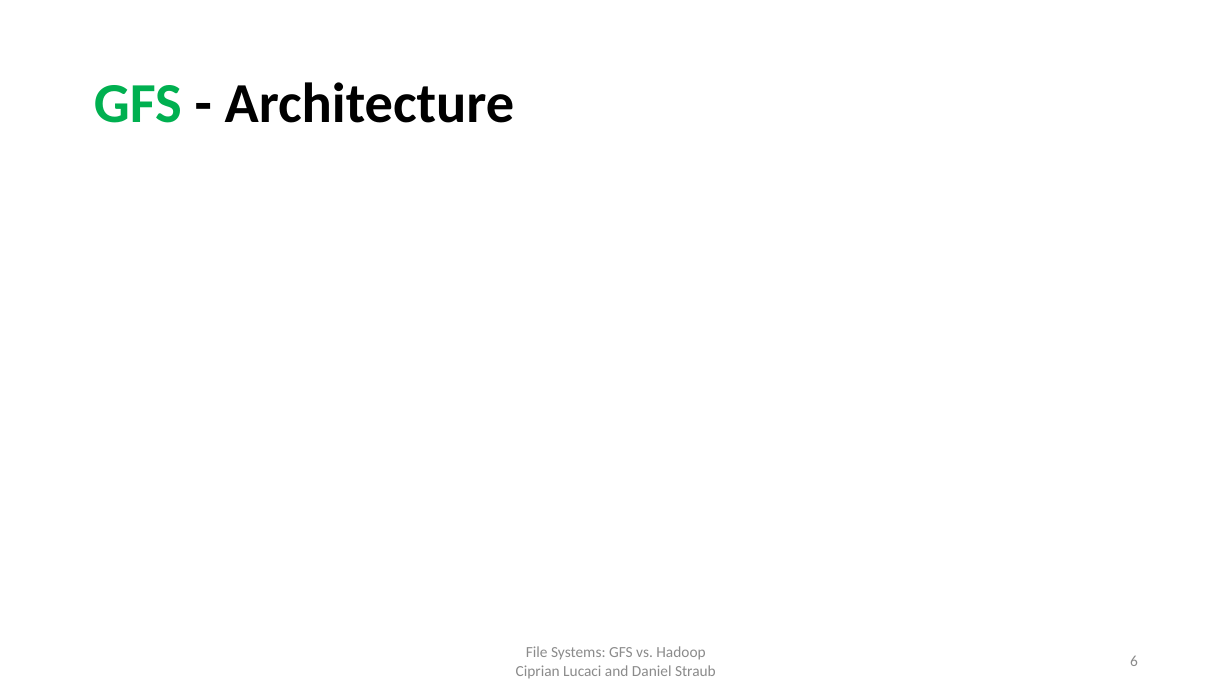
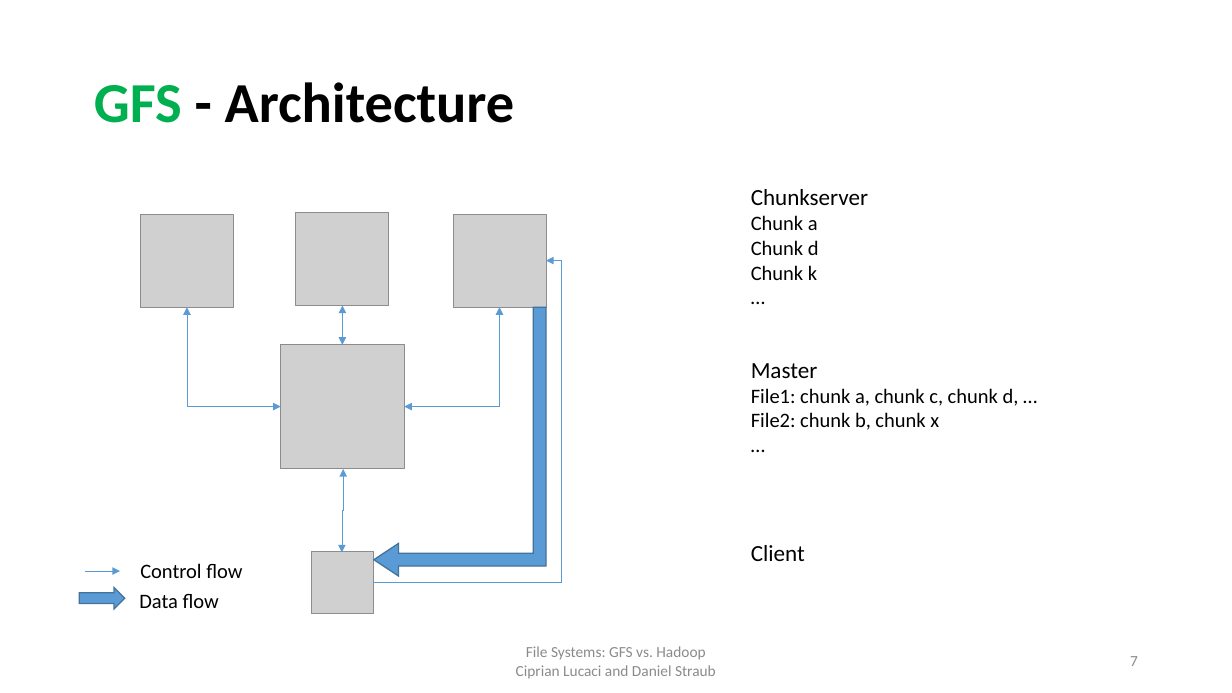
Before and after one commit to cipri7329/ss15-seminar, a slide deck: slide 7 of Presentation/DistributedFileSystems_Daniel.pptx (slide 6 before the commit). Drawn at 1232x693 pixels with LibreOffice and Linux fonts; fonts in the diff are those of the drawing; grey boxes stand for pictures; background and template pictures are left out. Boxes give left, top, right and bottom in pixels: in the first picture for what was removed or moved away, otherwise in the second. Text is boxed around its words. In the diff, an @@ line names an element or a change of style, - is before the commit and + after.

```diff
--- a/Presentation/DistributedFileSystems_Daniel.pptx
+++ b/Presentation/DistributedFileSystems_Daniel.pptx
@@ text added at bbox=[751, 189, 868, 280], 16 pt, text #000000 @@
+Chunkserver
+Chunk a
+Chunk d
+Chunk k
+…
@@ picture added at bbox=[140, 214, 234, 308] @@
@@ picture added at bbox=[296, 213, 389, 306] @@
@@ picture added at bbox=[453, 214, 546, 308] @@
@@ elbow arrow added from (373, 582) to (546, 261), #5B9BD5 0.5 pt @@
@@ elbow double arrow added from (281, 407) to (187, 307), #5B9BD5 0.5 pt @@
@@ elbow double arrow added from (343, 345) to (343, 306), #5B9BD5 0.5 pt @@
@@ bent up arrow added at bbox=[374, 307, 546, 576], fill #5B9BD5, outline #43739E 1 pt @@
@@ elbow double arrow added from (404, 407) to (500, 307), #5B9BD5 0.5 pt @@
@@ picture added at bbox=[281, 345, 405, 469] @@
@@ text added at bbox=[751, 363, 1019, 430], 16 pt, text #000000 @@
+Master
+File1: chunk a, chunk c, chunk d, …
+File2: chunk b, chunk x
+…
@@ elbow double arrow added from (343, 470) to (342, 553), #5B9BD5 0.5 pt @@
@@ text added at bbox=[140, 563, 242, 578], 16 pt, text #000000 @@
+Control flow
@@ picture added at bbox=[311, 552, 373, 614] @@
@@ text added at bbox=[751, 545, 805, 561], 18 pt, text #000000 @@
+Client
@@ right arrow added at bbox=[79, 588, 125, 609], fill #5B9BD5, outline #43739E 1 pt @@
@@ arrow added from (85, 571) to (120, 571), #5B9BD5 0.5 pt @@
@@ text added at bbox=[139, 594, 219, 608], 16 pt, text #000000 @@
+Data flow
@@ page number at bbox=[1130, 656, 1138, 666]: text changed @@
-6
+7
```
Also in this commit, not shown: 2 other slides changed, 1 other file.
